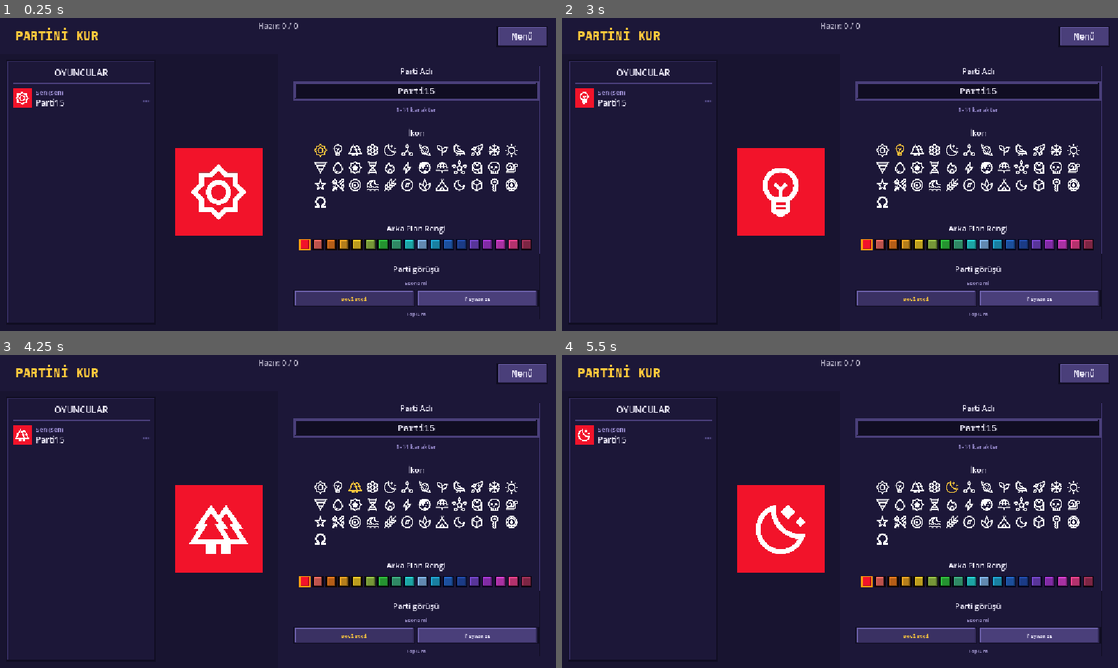
Above: before the commit, frames 1-4 (two rows, left to right).
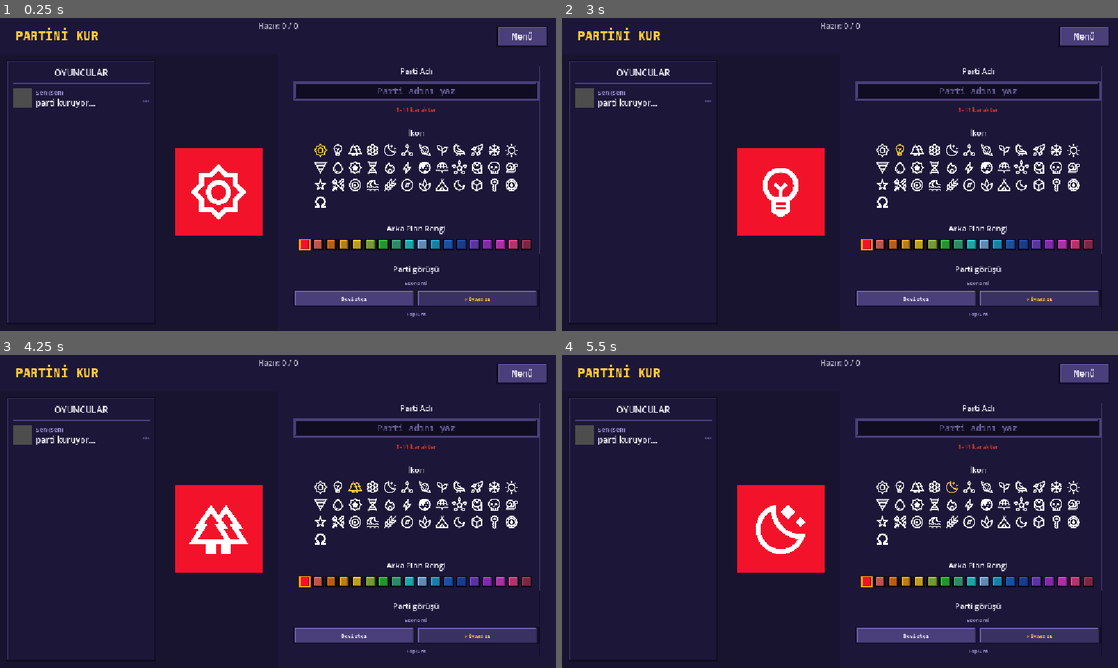
Above: after the commit, the same moments.

Repository: TriQue06/siyaset_oyunu_test_experimental
Game: Godot game, scene res://scenes/PartySetup.tscn
The game is run twice, just before and just after one commit, with the same random seed, the same clock (stepped at 60 frames per second) and the same inputs. This scene is started directly instead of the project's main scene. Sound files missing from this copy of the repository are replaced by a short silence.
Inputs (mouse positions are in pixels of both pictures, inside the frame that each line leads up to):
- Up to frame 1 (0.25 s): no input
- Up to frame 2 (3 s): click "Menü" at 0.5 s; click "Devam Et (ESC)" at 1.25 s; click (884, 149) at 2.02 s; click (901, 149) at 2.77 s
- Up to frame 3 (4.25 s): click (355, 486) at 3.52 s
- Up to frame 4 (5.5 s): click (934, 486) at 4.27 s; click (951, 486) at 5.02 s

The runs differ from the first frame. In frame 1, 0.6% of the frame differs, in the area x 2-89%, y 22-91%; in frame 2, 0.6%; in frame 3, 0.6%; in frame 4, 0.6%.

Commit message:
Sürüm 0.0.123: parti adı boş gelir, boşken hazır verilemez
Co-Authored-By: Claude Opus 5.5 <noreply@anthropic.com>

Diff:
--- a/siyaset-oyunu/project.godot
+++ b/siyaset-oyunu/project.godot
@@ -11,7 +11,7 @@
 [application]
 
 config/name="Siyaset Oyunu"
-config/version="0.0.122"
+config/version="0.0.123"
 run/main_scene="res://scenes/Lobby.tscn"
 config/quit_on_go_back=false
 config/features=PackedStringArray("4.7", "Forward Plus")
--- a/siyaset-oyunu/scripts/party_setup.gd
+++ b/siyaset-oyunu/scripts/party_setup.gd
@@ -70,10 +70,12 @@
 	# Parti kurma süresi her zaman sınırsız (lobi ayarı kaldırıldı).
 	_unlimited_time = true
 	_time_left = 0.0
-	_party_name = "Parti%d" % randi_range(1, 99)
+	# Parti adı BOŞ gelir; ad yazılmadan hazır verilemez.
+	_party_name = ""
 	_ideology = IdeologyAxes.random_start_ideology()
 
 	name_edit.text = _party_name
+	name_edit.placeholder_text = "Parti adını yaz"
 	name_edit.max_length = PartyManager.NAME_MAX_LENGTH
 	name_edit.text_changed.connect(_on_name_changed)
 
@@ -132,6 +134,12 @@
 	var valid := PartyManager.is_valid_name(_party_name)
 	name_hint_label.text = "%d-%d karakter" % [PartyManager.NAME_MIN_LENGTH, PartyManager.NAME_MAX_LENGTH]
 	name_hint_label.modulate = UiTheme.TEXT_MUTED if valid else UiTheme.RED
+	_refresh_ready_button()
+
+## Hazır düğmesi: bot düzenlenirken ya da parti adı boş/geçersizken basılamaz
+## (kilitliyken "İptal Et" her zaman basılabilir).
+func _refresh_ready_button() -> void:
+	ready_button.disabled = _editing_bot() or (not _is_locked and not PartyManager.is_valid_name(_party_name))
 
 func _build_icon_grid() -> void:
 	for i in PartyPresets.icon_count():
@@ -450,7 +458,7 @@
 		_ideology = (_own_backup.get("ideology", _ideology) as Dictionary).duplicate()
 		title_label.text = "PARTİNİ KUR"
 		_set_controls_disabled(_is_locked)
-		ready_button.disabled = false
+		_refresh_ready_button()
 	else:
 		_edit_target = bot_id
 		var party: Dictionary = PartyManager.parties.get(bot_id, {})
@@ -478,7 +486,7 @@
 ## uygulayıp oyunu erken/varsayılan veriyle başlatma riski bu şekilde
 ## tamamen ortadan kalkıyor (bkz. PartyManager.set_party_and_ready).
 func _on_ready_pressed() -> void:
-	if _editing_bot():
+	if _editing_bot() or (not _is_locked and not PartyManager.is_valid_name(_party_name)):
 		return
 	_is_locked = not _is_locked
 	_set_controls_disabled(_is_locked)
Not shown, changed: siyaset-oyunu/export_presets.cfg
